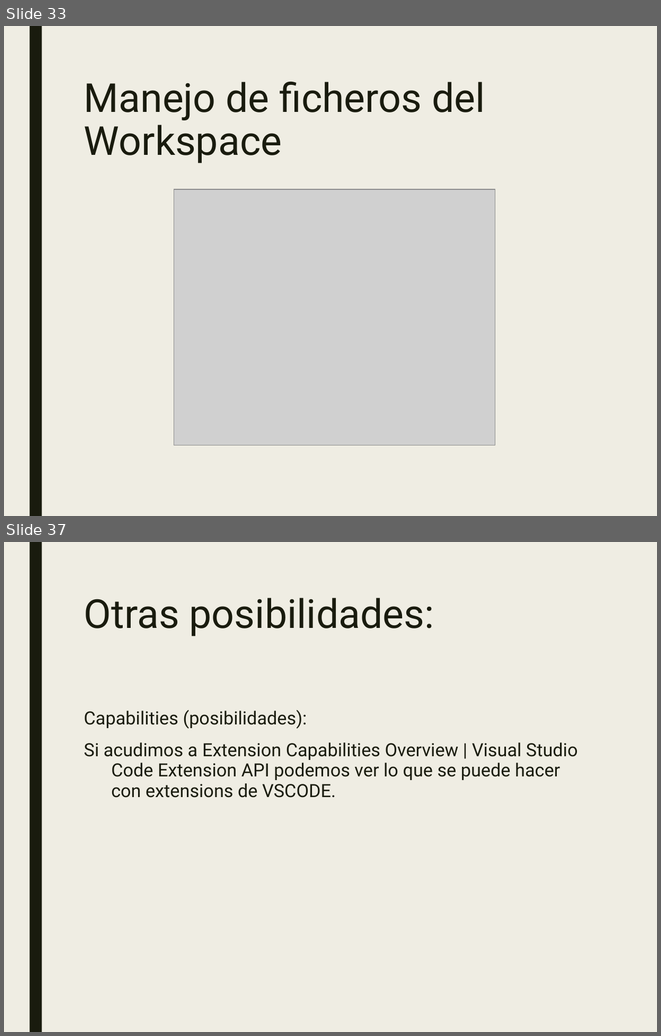
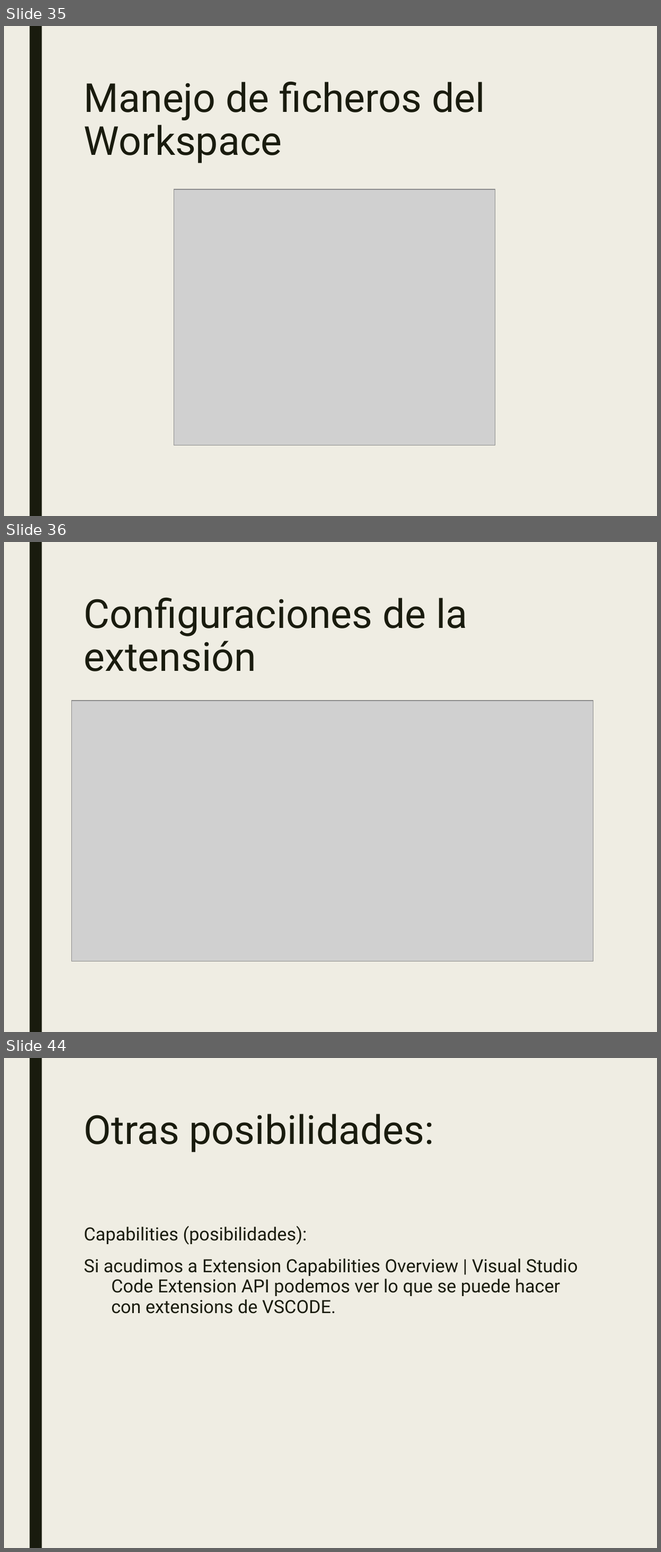
Before and after one commit to JalmarazMartn/dotnetrioja1, a slide deck: VSCODE Extensiones.ppt. Shown one above the other, each under a label of ours: slides 33 and 37 before the commit, slides 35, 36 and 44 after it; the slides between them are not shown. The pictures are 661x1036 and 661x1552 pixels, drawn with LibreOffice and Linux fonts; fonts in the diff are those of the drawing; grey boxes stand for pictures. Boxes give left, top, right and bottom in pixels: in the first picture for what was removed or moved away, otherwise in the second. Text is boxed around its words. In the diff, an @@ line names an element or a change of style, - is before the commit and + after.

```diff
--- a/VSCODE Extensiones.ppt
+++ b/VSCODE Extensiones.ppt
@@ slide 36 added at (4, 542, 657, 1032), background #EFEDE3; not listed: 1 template element that a slide beside it also shows @@
@@ title added at (84, 597, 467, 671), 44 pt, text #191B0E @@
+Configuraciones de la extensión
@@ picture added at (71, 700, 593, 961) @@
@@ what was slide 33 is now slide 35 @@
@@ what was slide 37 is now slide 44 @@
```
Also in this commit, not shown: 7 slides changed, 8 other slides added, 2 slides removed, 2 other files.
